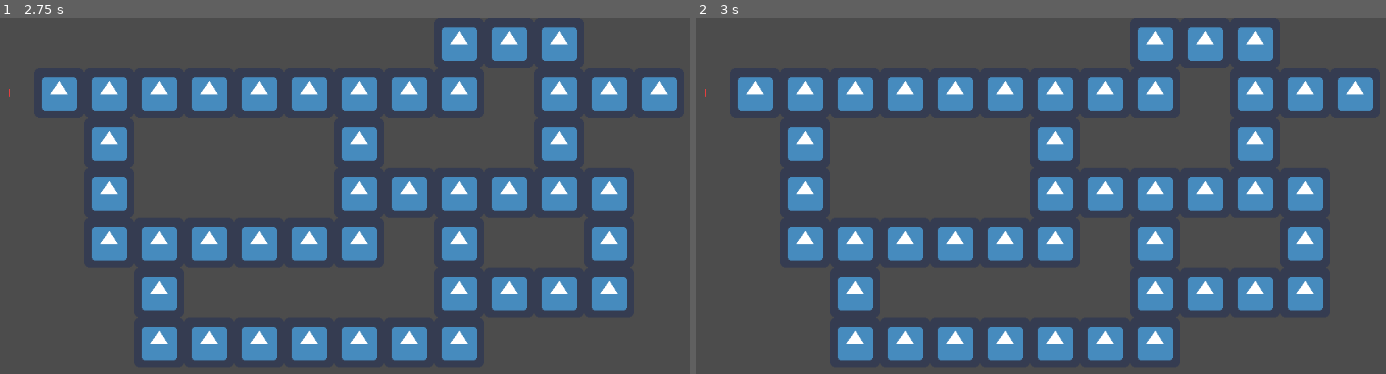
Above: before the commit, frames 1-2 (left to right).
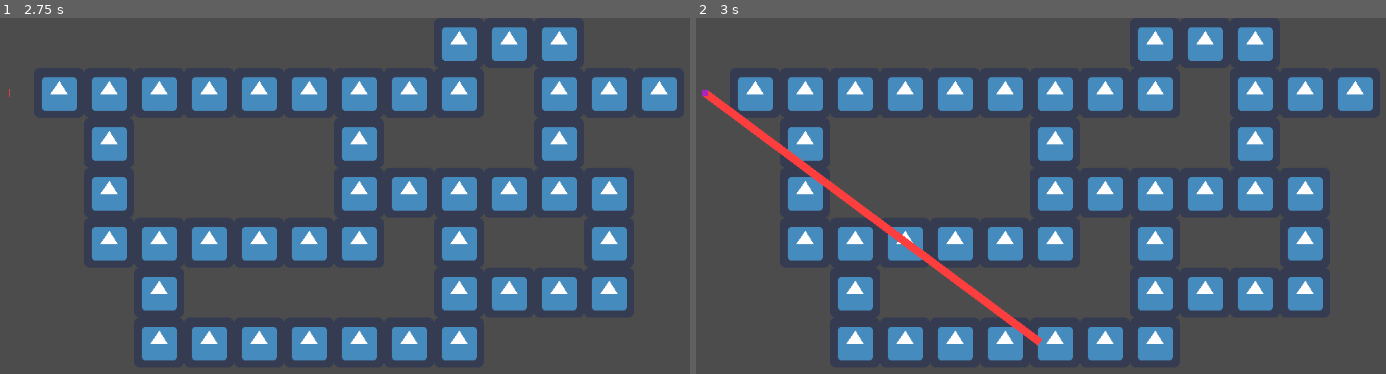
Above: after the commit, the same moments.

Repository: IIGreed/Another-Line
Game: Godot game, scene res://Node2D.tscn
Same seed, same stepped clock (60 frames per second), same inputs: the game is played once before the commit and once after it. The project has no main scene, so this scene is started directly. The engine's default icon, where the game draws it, is replaced by a stand-in: a white triangle on a blue panel in a dark square.
Inputs (mouse positions are in pixels of both pictures, inside the frame that each line leads up to):
- Up to frame 1 (2.75 s): tap Enter (ui_accept) at 0.5, 0.77, 1.25, 1.52, 2 s; move the mouse to (558, 228) at 0.52 s; move the mouse to (220, 274) at 1.27 s; move the mouse to (462, 149) at 2.02 s
- Up to frame 2 (3 s): tap Enter (ui_accept) at 2.75 s; move the mouse to (1041, 345) at 2.77 s

Frame 1 is identical in both runs. In frame 2, 1.5% of the frame differs, in the area x 0-51%, y 19-93%.

Commit message:
Add files via upload

Diff:
--- a/Another Line/Testing.gd
+++ b/Another Line/Testing.gd
@@ -37,6 +37,8 @@
 var grow = Vector2.ZERO
 
 var last_dir = Vector2.RIGHT
+
+var panel_list :Array
 
 onready var line :Line2D = $Line2D
 onready var tween = $Tween
@@ -79,27 +81,40 @@
 	var mouse_axis
 
 	if last_dir.y == 0:
-		mouse_axis = Vector2( get_global_mouse_position().x, y * dimension + 32 )
+		mouse_axis = Vector2( get_global_mouse_position().x, y * dimension + dimension/2 )
 	else:
-		mouse_axis = Vector2( x * dimension + 32 , get_global_mouse_position().y )
+		mouse_axis = Vector2( x * dimension + dimension/2 , get_global_mouse_position().y )
 	return mouse_axis
 
 func is_next(x, y):
-	""" Returns the direction of line growth, could be used to match the location
-	of the cursor instead of filling the cell.
-	"""
 	if grid[x][y] & PATH:
 		var mouse_axis = get_mouse_axis_pos(x,y)
 
+		for dir in [Vector2.UP, Vector2.DOWN, Vector2.LEFT, Vector2.RIGHT]:
+			if path[-1] + dir == Vector2(x, y):
+				last_dir = dir
+
 		if not (grid[x][y] & OCCUPIED):
-			for dir in [Vector2.UP, Vector2.DOWN, Vector2.LEFT, Vector2.RIGHT]:
-				if path[-1] + dir == Vector2(x, y):
-					last_dir = dir
-					return dir
+			return true
+
 		else:
+#			if Vector2(x,y) == path[-2]:
+#				if mouse_axis.is_equal_approx(line.get_point_position( line.get_point_count() - 2)):
+#					printerr("backtrack")
+#				remove_point(x,y)
+
 			update_point(mouse_axis)
 
 	return false
+
+#func remove_point(x,y):
+#	line.remove_point(line.get_point_count() - 1)
+##	print(path)
+#	path.pop_back()
+#	panel_list[-1].queue_free()
+#	panel_list.pop_back()
+#	grid[x][y] = PATH
+
 
 func update_point(point):
 	line.set_point_position( line.get_point_count() - 1, point )
@@ -116,13 +131,14 @@
 			if is_next(x, y):
 				grid[x][y] |= OCCUPIED
 				var next_point = Vector2(x, y) * dimension + tile_offset
-				var point_pos = path[-1] * dimension + Vector2(32,32)
+				var point_pos = path[-1] * dimension + Vector2(dimension/2,dimension/2)
 				update_point(point_pos)
 				var mouse_axis = get_mouse_axis_pos(x,y)
 				line.add_point( mouse_axis )
 
 				#For debugging purposes
 				var new_panel = panel.instance()
+				panel_list.append(new_panel)
 				new_panel.rect_global_position = point_pos - Vector2(4,4)
 				add_child(new_panel)
 
